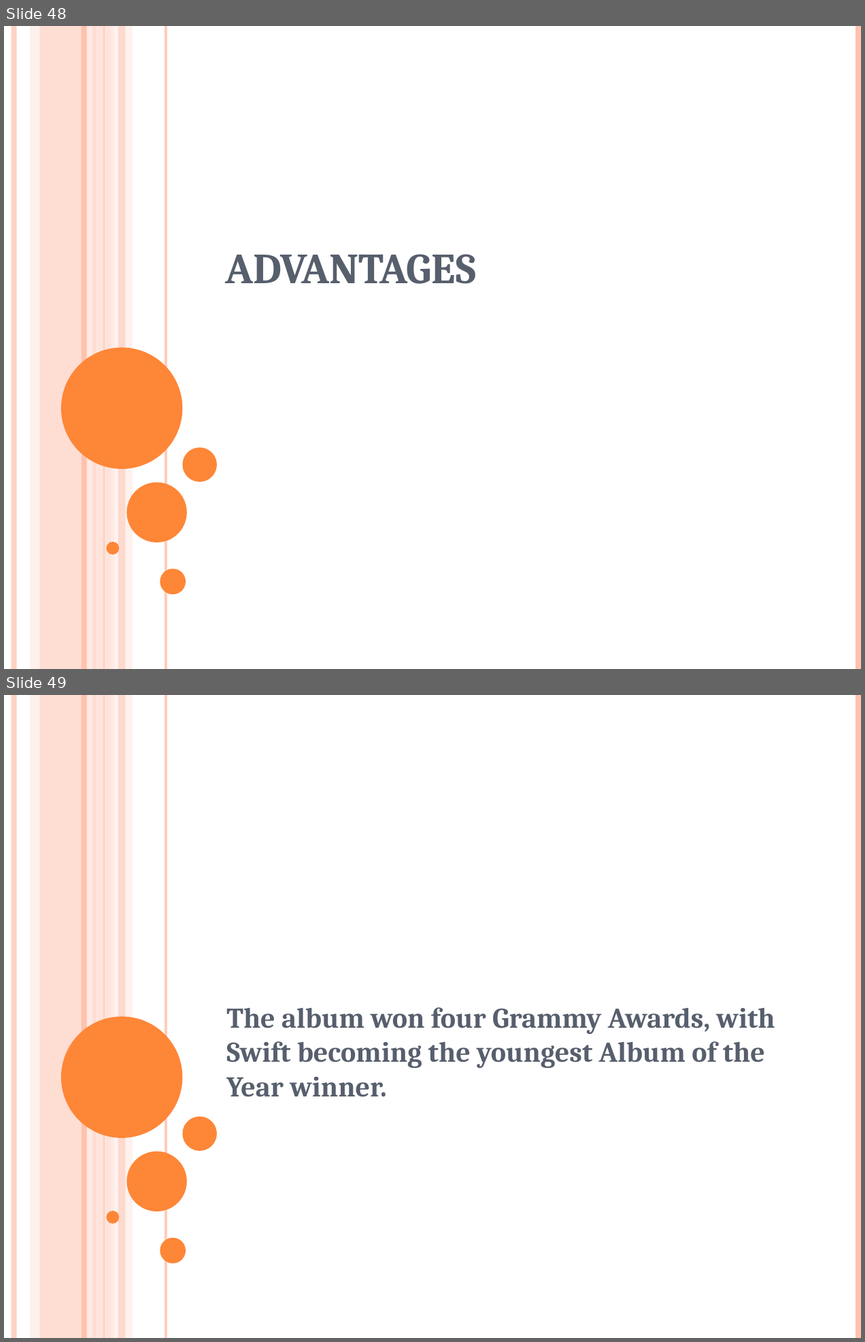
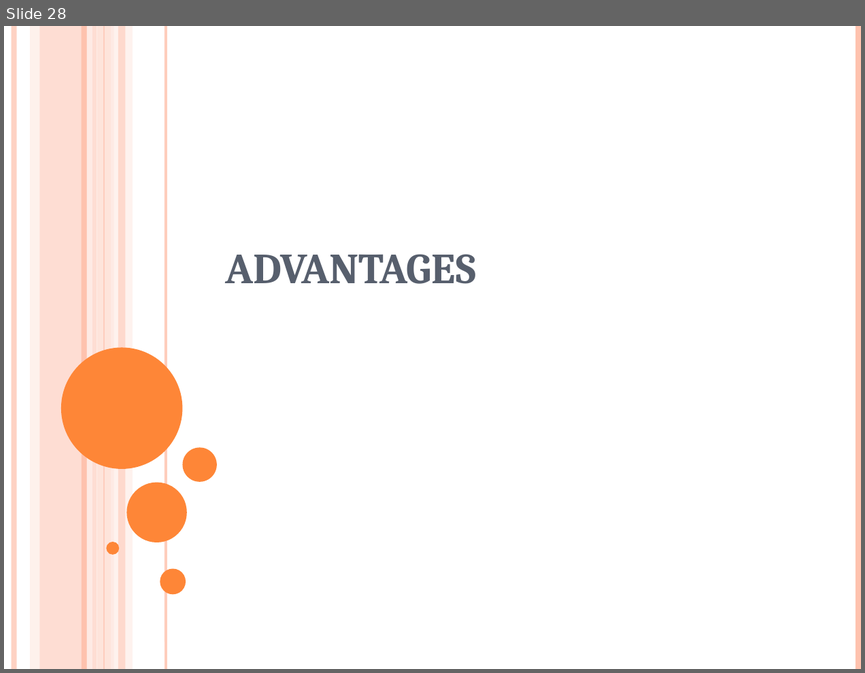
Before and after one commit to surabhi5/instant-ppt, a slide deck: output.pptx. Shown one above the other, each under a label of ours: slides 48 and 49 before the commit, slide 28 after it. The pictures are 865x1342 and 865x673 pixels, drawn with LibreOffice and Linux fonts; fonts in the diff are those of the drawing. Boxes give left, top, right and bottom in pixels: in the first picture for what was removed or moved away, otherwise in the second. Text is boxed around its words. In the diff, an @@ line names an element or a change of style, - is before the commit and + after.

```diff
--- a/output.pptx
+++ b/output.pptx
@@ slide 49 removed at box(4, 695, 861, 1338), background #FFFFFF; not listed: 16 template elements that a slide beside it also shows @@
@@ subtitle removed at box(226, 1007, 774, 1097) @@
-The album won four Grammy Awards, with Swift becoming the youngest Album of the Year winner.
@@ what was slide 48 is now slide 28 @@
```
Also in this commit, not shown: 2 slides changed, 69 slides added, 110 other slides removed, 2 other files.
